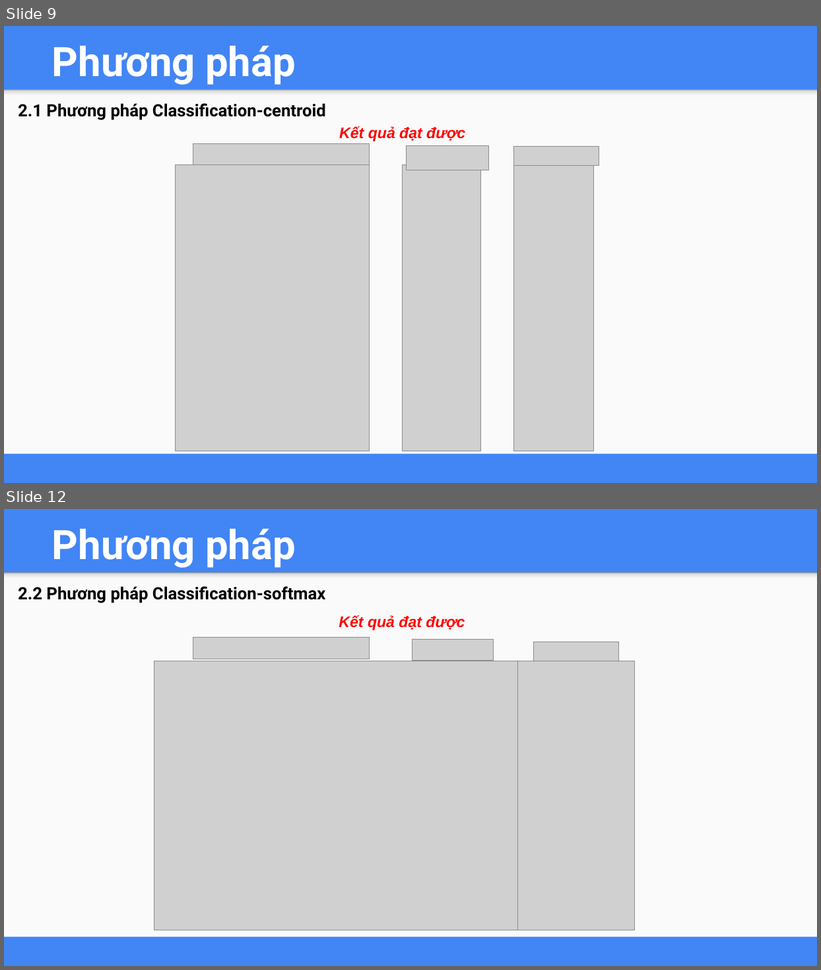
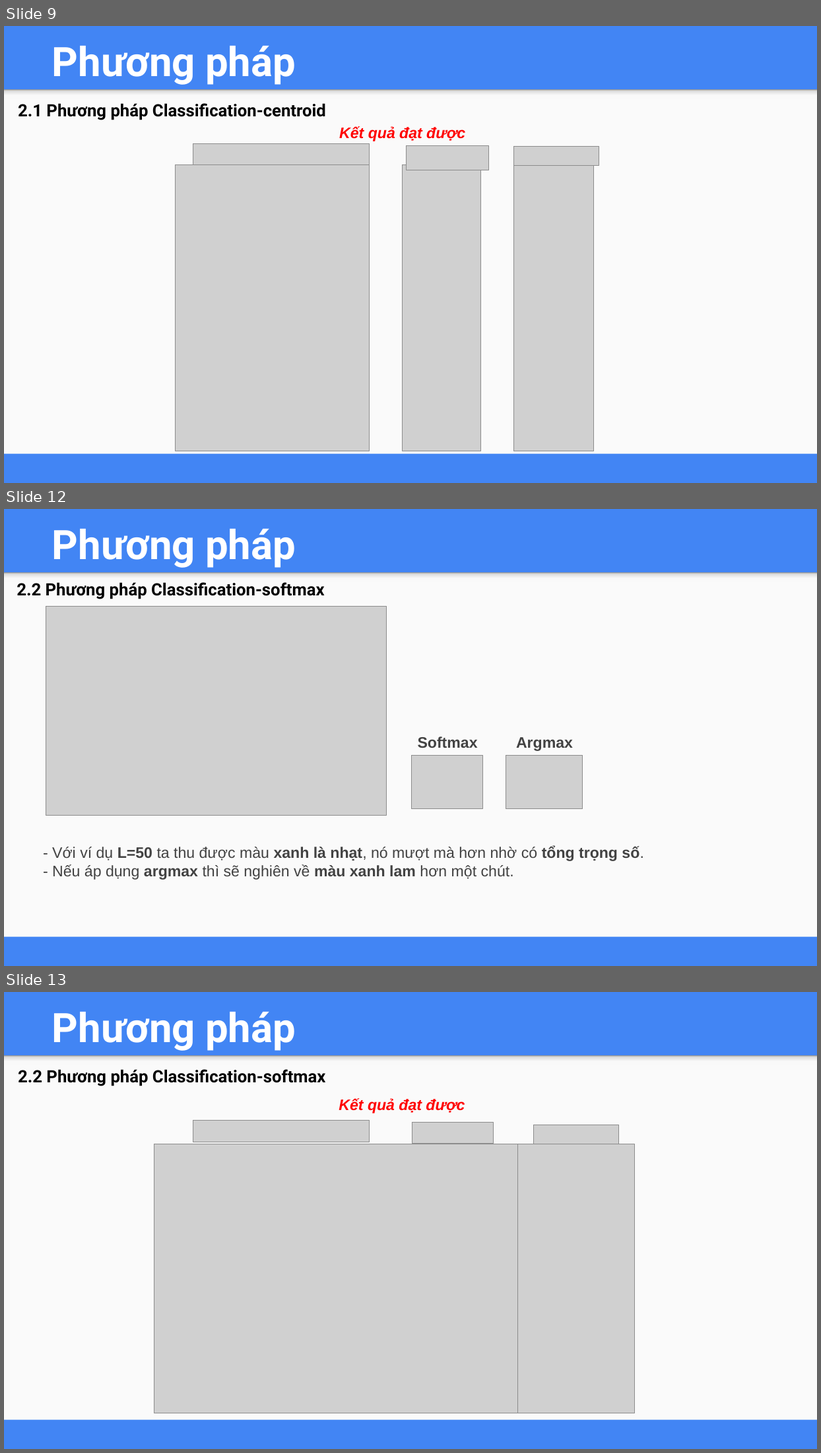
Before and after one commit to lekhanhhoang/influence-of-color, a slide deck: Báo cáo Final.pptx. Shown one above the other, each under a label of ours: slides 9 and 12 before the commit, slides 9, 12 and 13 after it; the slides between them are not shown. The pictures are 821x970 and 821x1453 pixels, drawn with LibreOffice and Linux fonts; fonts in the diff are those of the drawing; grey boxes stand for pictures. Boxes give left, top, right and bottom in pixels: in the first picture for what was removed or moved away, otherwise in the second. Text is boxed around its words. In the diff, an @@ line names an element or a change of style, - is before the commit and + after.

```diff
--- a/Báo cáo Final.pptx
+++ b/Báo cáo Final.pptx
@@ slide 12 added at (4, 509, 817, 966), background #4285F4; not listed: 2 template elements that a slide beside it also shows @@
@@ title added at (52, 529, 296, 568), 48 pt, text #FFFFFF, bold @@
+Phương pháp
@@ text added at (17, 582, 325, 599), 20 pt, text #000000, bold @@
+2.2 Phương pháp Classification-softmax
@@ picture added at (46, 607, 386, 816) @@
@@ text added at (418, 737, 478, 748), 18 pt, text #424242, bold @@
+Softmax
@@ text added at (516, 737, 573, 751), 18 pt, text #424242, bold @@
+Argmax
@@ picture added at (411, 755, 483, 809) @@
@@ picture added at (506, 755, 582, 809) @@
@@ text added at (52, 846, 644, 880), 18 pt, text #424242 @@
+- Với ví dụ L=50 ta thu được màu xanh là nhạt, nó mượt mà hơn nhờ có tổng trọng số.
+- Nếu áp dụng argmax thì sẽ nghiên về màu xanh lam hơn một chút.
@@ what was slide 12 is now slide 13 @@
```
Also in this commit, not shown: 2 slides changed.
